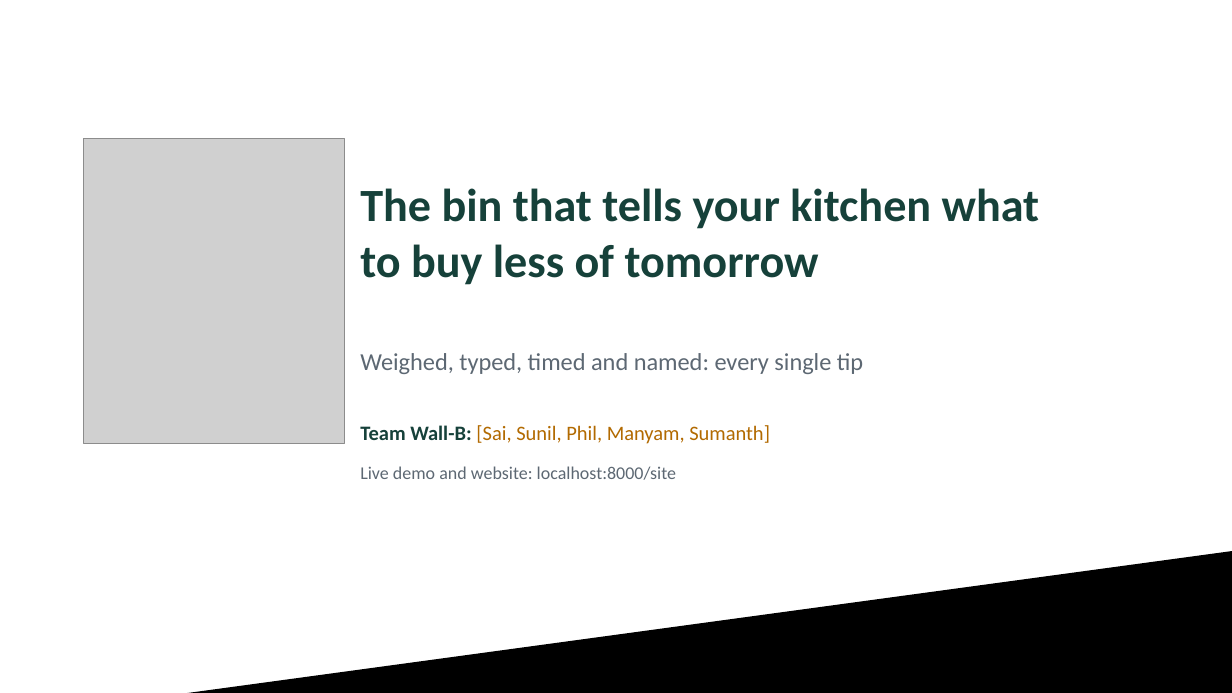
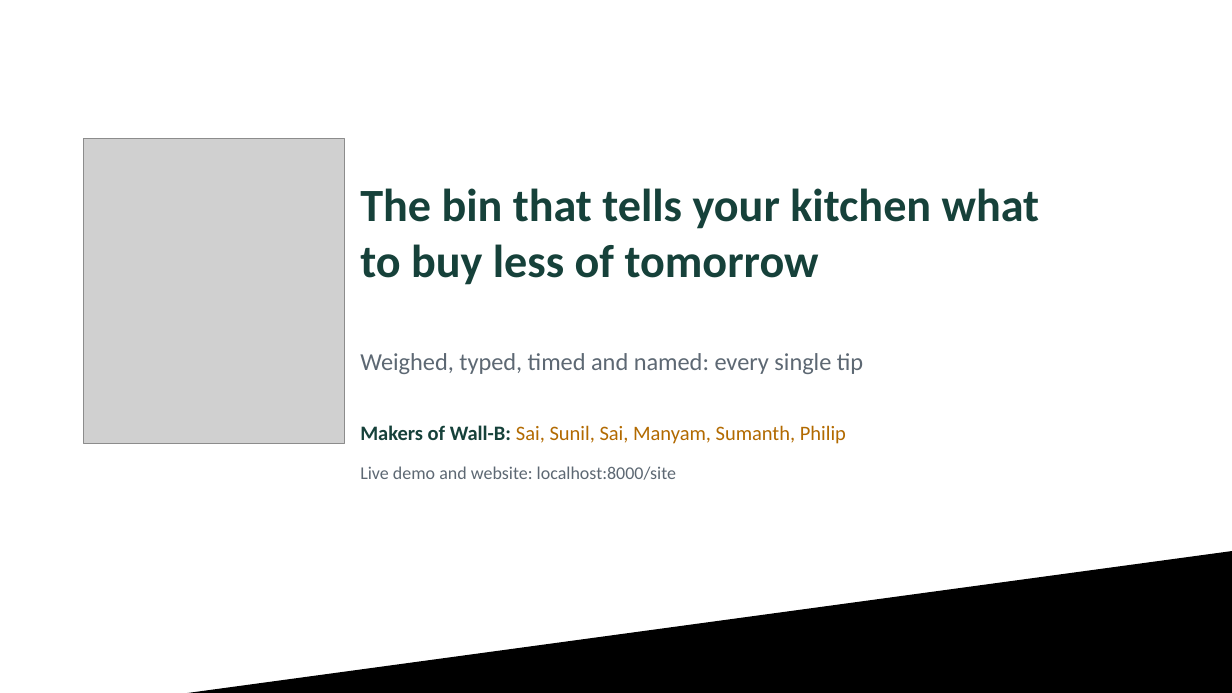
Before and after one commit to swaroop929/biowaste-tracker, a slide deck: slide 8 of WS26/WallB_Pitch_draft.pptx. Drawn at 1232x693 pixels with LibreOffice and Linux fonts; fonts in the diff are those of the drawing; grey boxes stand for pictures; background and template pictures are left out. Boxes give left, top, right and bottom in pixels: in the first picture for what was removed or moved away, otherwise in the second. Text is boxed around its words. In the diff, an @@ line names an element or a change of style, - is before the commit and + after.

```diff
--- a/WS26/WallB_Pitch_draft.pptx
+++ b/WS26/WallB_Pitch_draft.pptx
@@ text at [360,425,846,444]: text changed @@
-Team Wall-B: [Sai, Sunil, Phil, Manyam, Sumanth]
+Makers of Wall-B: Sai, Sunil, Sai, Manyam, Sumanth, Philip
```
Also in this commit, not shown: 4 other slides changed, 1 slide added, 46 other files.
